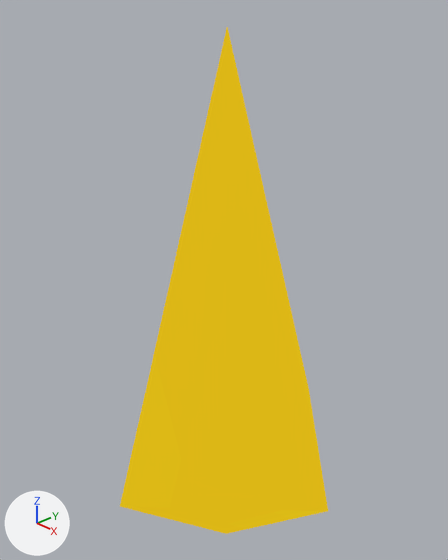
Renders of the Blender file blender/cheese_droplet.blend from each side of a commit.
The view is the same before and after, from a 50 mm lens placed at (0.56, -0.532, 0.64), pointed at (-0.024, 0.018, 0.262). Every picture has the same lights, and +X, +Y and +Z are marked at lower left.
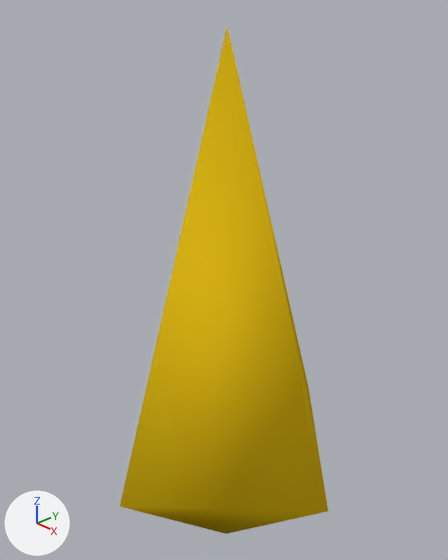
What differs and where, as boxes (x1, y1, x2, y2) in the pictures (448 x 560 px):
'Circle', recoloured, shading changed
    both: (120, 27, 328, 534)

The change, as a diff of the scene's bpy script:
```diff
--- a/blender/cheese_droplet.blend.py
+++ b/blender/cheese_droplet.blend.py
@@ mat_material_001 @@
-mat_material_001 = emission_material('Material.001')
+mat_material_001 = diffuse_material('Material.001')
 mat_material_001.texture = img_surface_png
@@ me_circle @@
 me_circle.from_pydata(...)  # 6 vertices, 8 faces; spans x -0.2..0.2, y -0.2..0.2, z -0.2..0.6
 # used by ob_circle; location = (0.0, 0.0, 0.0)
+# me_circle part 1: all faces are now shaded smooth (8 of 8 changed)
 me_circle.materials.append(mat_material_001)
```
